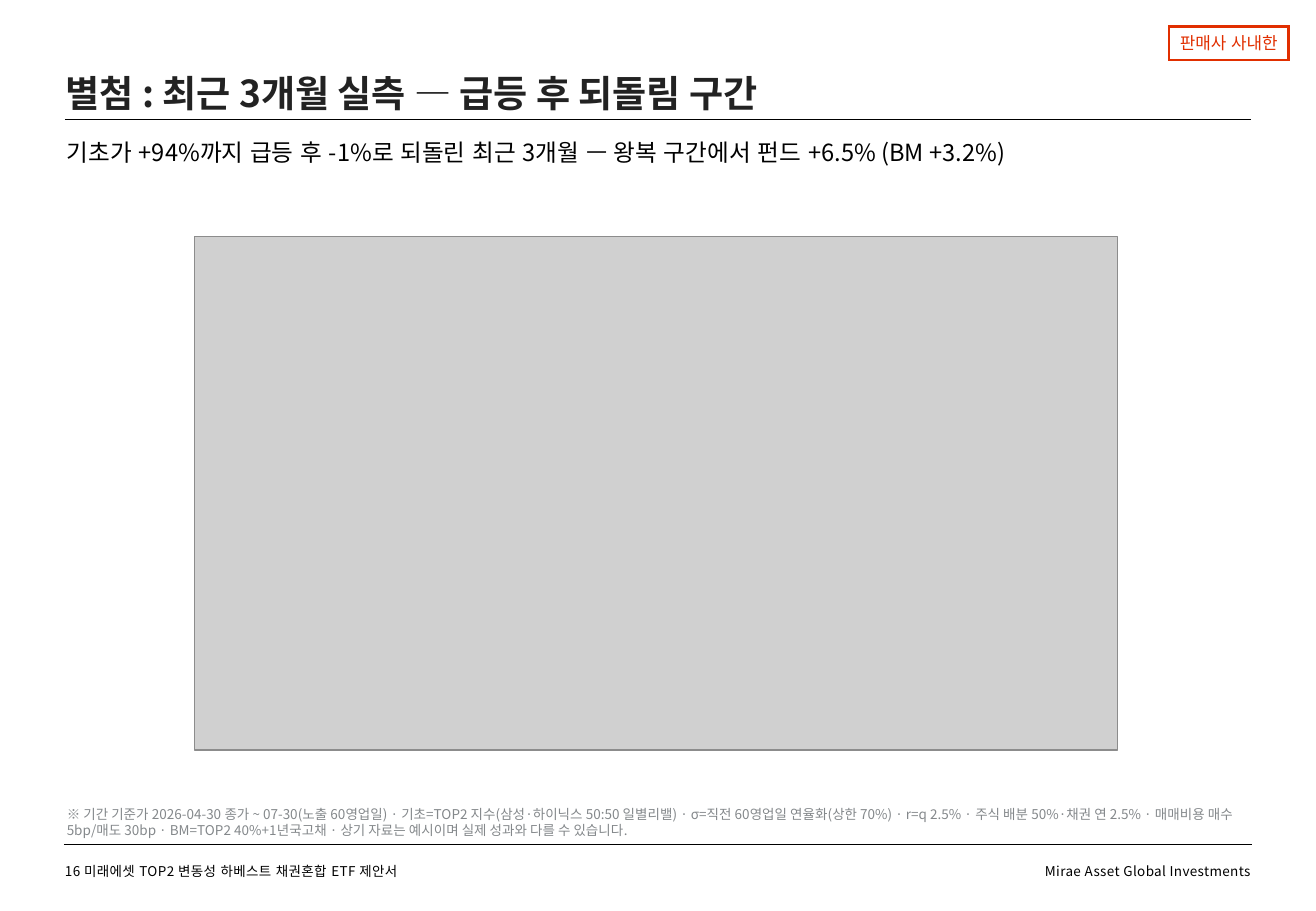
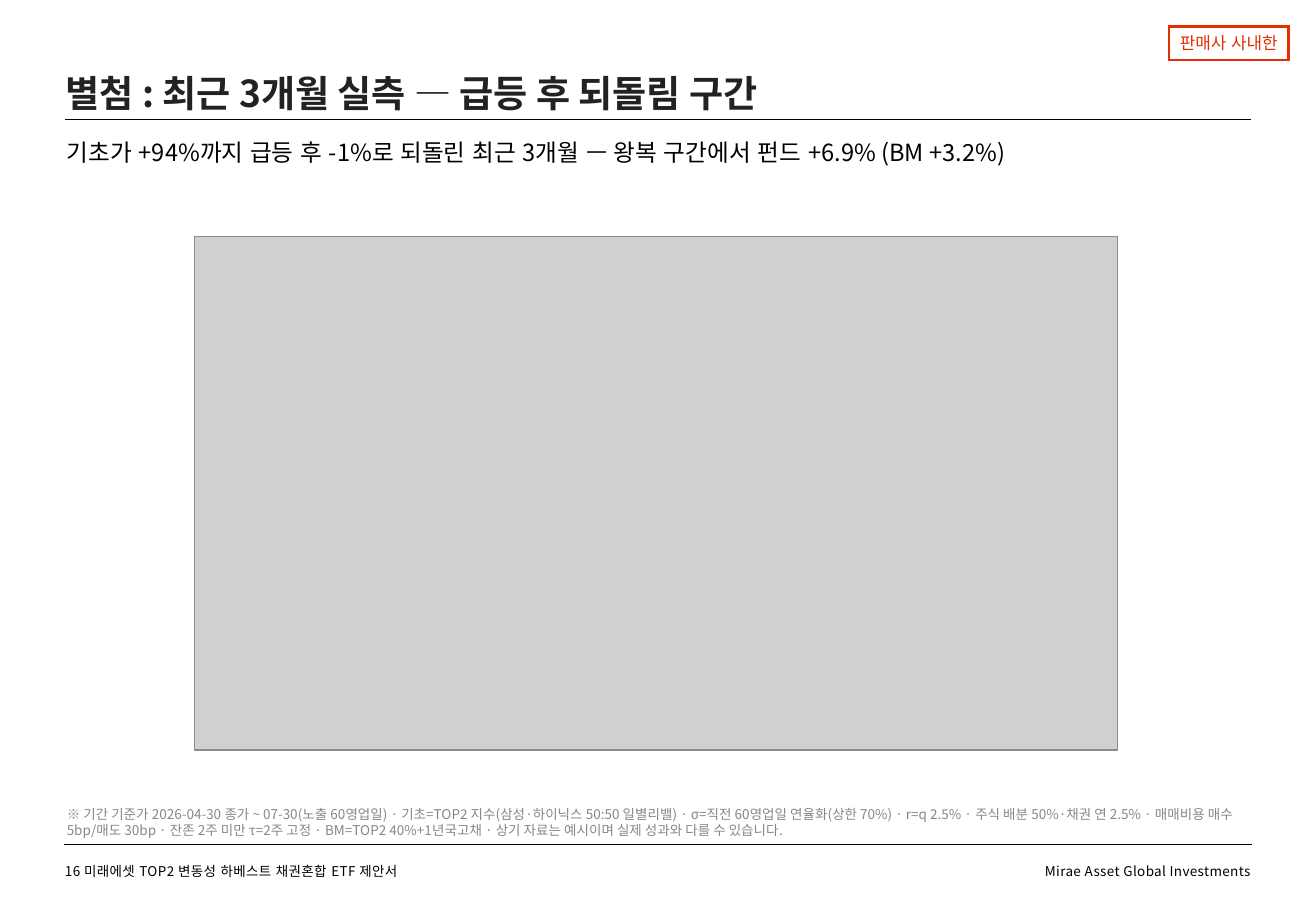
Before and after one commit to gamer383-bit/Volatility-Fund, a slide deck: slide 17 of 제안서/변동성하베스트_TOP2채권혼합ETF_v1_20260730.pptx. Drawn at 1316x911 pixels with LibreOffice and Linux fonts; fonts in the diff are those of the drawing; grey boxes stand for pictures. Boxes give left, top, right and bottom in pixels: in the first picture for what was removed or moved away, otherwise in the second. Text is boxed around its words. In the diff, an @@ line names an element or a change of style, - is before the commit and + after.

```diff
--- a/제안서/변동성하베스트_TOP2채권혼합ETF_v1_20260730.pptx
+++ b/제안서/변동성하베스트_TOP2채권혼합ETF_v1_20260730.pptx
@@ text at (x1=67, y1=141, x2=1005, y2=166): text changed @@
-기초가 +94%까지 급등 후 -1%로 되돌린 최근 3개월 — 왕복 구간에서 펀드 +6.5% (BM +3.2%)
+기초가 +94%까지 급등 후 -1%로 되돌린 최근 3개월 — 왕복 구간에서 펀드 +6.9% (BM +3.2%)
@@ text at (x1=67, y1=808, x2=1233, y2=838): text changed @@
-※ 기간 기준가 2026-04-30 종가 ~ 07-30(노출 60영업일) · 기초=TOP2 지수(삼성·하이닉스 50:50 일별리밸) · σ=직전 60영업일 연율화(상한 70%) · r=q 2.5% · 주식 배분 50%·채권 연 2.5% · 매매비용 매수 5bp/매도 30bp · BM=TOP2 40%+1년국고채 · 상기 자료는 예시이며 실제 성과와 다를 수 있습니다.
+※ 기간 기준가 2026-04-30 종가 ~ 07-30(노출 60영업일) · 기초=TOP2 지수(삼성·하이닉스 50:50 일별리밸) · σ=직전 60영업일 연율화(상한 70%) · r=q 2.5% · 주식 배분 50%·채권 연 2.5% · 매매비용 매수 5bp/매도 30bp · 잔존 2주 미만 τ=2주 고정 · BM=TOP2 40%+1년국고채 · 상기 자료는 예시이며 실제 성과와 다를 수 있습니다.
```
Also in this commit, not shown: 3 other slides changed, 10 other files.
